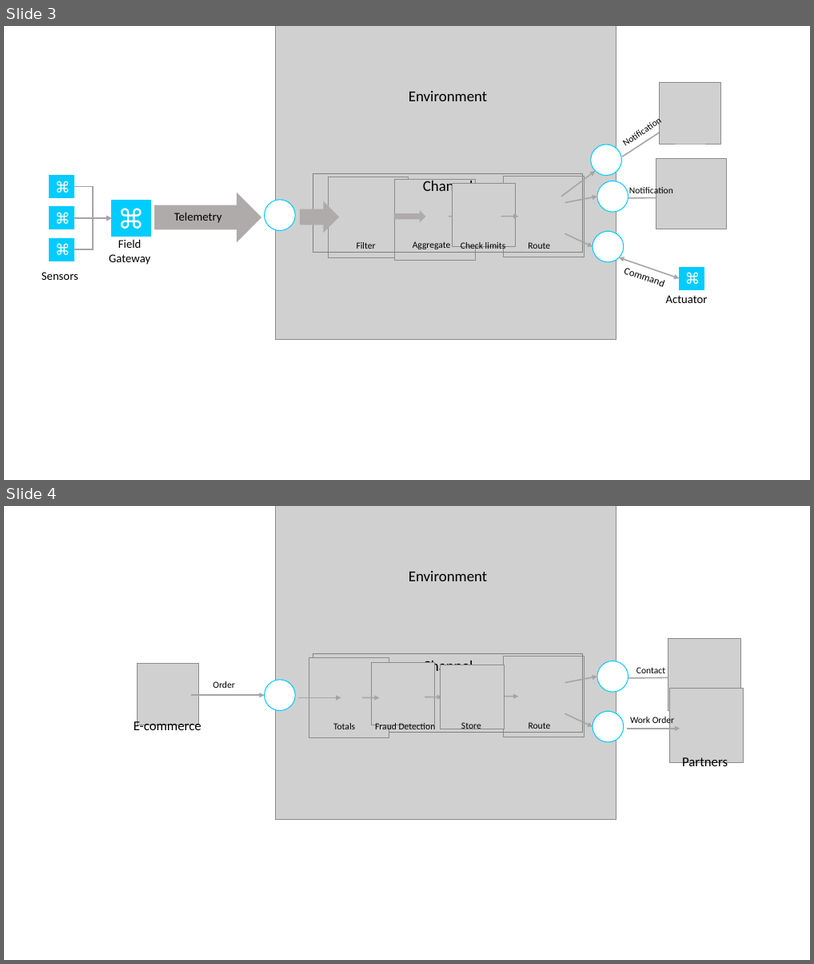
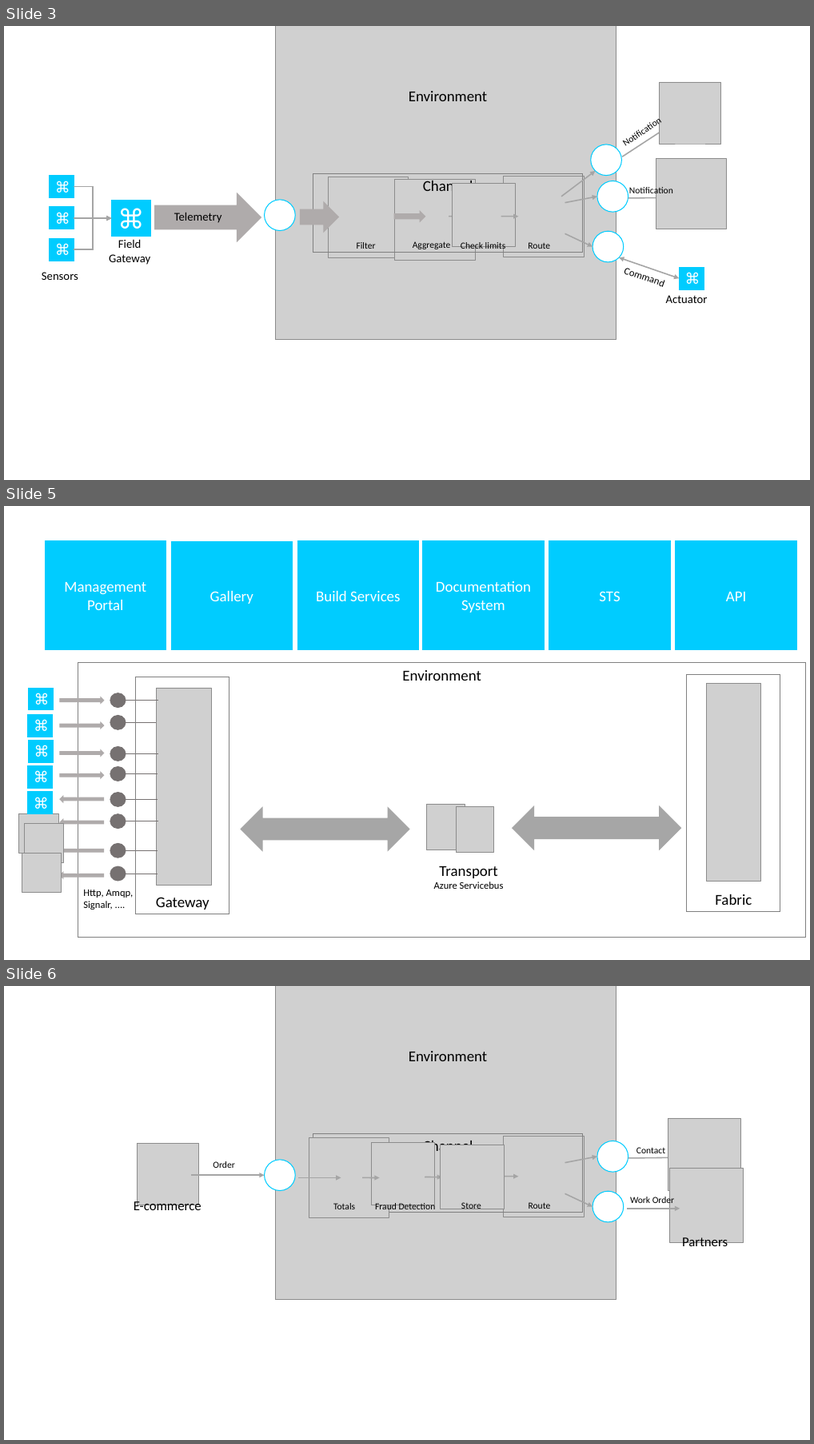
Before and after one commit to SlenderStone/MessageHandler.Documentation, a slide deck: images/architecture drawings.pptx. Shown one above the other, each under a label of ours: slides 3 and 4 before the commit, slides 3, 5 and 6 after it; the slides between them are not shown. The pictures are 814x964 and 814x1444 pixels, drawn with LibreOffice and Linux fonts; fonts in the diff are those of the drawing; grey boxes stand for pictures. Boxes give left, top, right and bottom in pixels: in the first picture for what was removed or moved away, otherwise in the second. Text is boxed around its words. In the diff, an @@ line names an element or a change of style, - is before the commit and + after.

```diff
--- a/images/architecture drawings.pptx
+++ b/images/architecture drawings.pptx
@@ slide 5 added at bbox=[4, 506, 810, 960], background #FFFFFF @@
@@ rectangle added at bbox=[44, 540, 167, 651], fill #00CCFF, outline #FFFFFF 1.5 pt, 18 pt, text #FFFFFF @@
+Management Portal
@@ rectangle added at bbox=[170, 540, 294, 651], fill #00CCFF, outline #FFFFFF 1.5 pt, 18 pt, text #FFFFFF @@
+Gallery
@@ rectangle added at bbox=[297, 540, 420, 651], fill #00CCFF, outline #FFFFFF 1.5 pt, 18 pt, text #FFFFFF @@
+Build Services
@@ rectangle added at bbox=[422, 540, 546, 651], fill #00CCFF, outline #FFFFFF 1.5 pt, 18 pt, text #FFFFFF @@
+Documentation System
@@ rectangle added at bbox=[549, 540, 672, 651], fill #00CCFF, outline #FFFFFF 1.5 pt, 18 pt, text #FFFFFF @@
+STS
@@ rectangle added at bbox=[675, 540, 798, 651], fill #00CCFF, outline #FFFFFF 1.5 pt, 18 pt, text #FFFFFF @@
+API
@@ rectangle added at bbox=[78, 663, 806, 937], outline #808080 1 pt, 18 pt, text #000000 @@
+Environment
@@ rectangle added at bbox=[28, 688, 53, 710], fill #00CCFF, outline #00CCFF 1 pt, 18 pt, text #FFFFFF @@
+⌘
@@ down arrow added at bbox=[60, 697, 104, 704], fill #AFABAB, outline #AFABAB 1 pt @@
@@ rectangle added at bbox=[136, 677, 230, 914], outline #808080 1 pt, 18 pt, text #000000 @@
+Gateway
@@ rectangle added at bbox=[687, 675, 781, 912], outline #808080 1 pt, 18 pt, text #000000 @@
+Fabric
@@ picture added at bbox=[707, 684, 762, 880] @@
@@ rectangle added at bbox=[27, 714, 52, 736], fill #00CCFF, outline #00CCFF 1 pt, 18 pt, text #FFFFFF @@
+⌘
@@ rectangle added at bbox=[28, 740, 53, 763], fill #00CCFF, outline #00CCFF 1 pt, 18 pt, text #FFFFFF @@
+⌘
@@ down arrow added at bbox=[60, 722, 104, 728], fill #AFABAB, outline #AFABAB 1 pt @@
@@ group added at bbox=[110, 688, 211, 884]: 8 ellipses, 8 lines, 1 picture @@
@@ rectangle added at bbox=[27, 765, 52, 788], fill #00CCFF, outline #00CCFF 1 pt, 18 pt, text #FFFFFF @@
+⌘
@@ down arrow added at bbox=[60, 750, 104, 756], fill #AFABAB, outline #AFABAB 1 pt @@
@@ rectangle added at bbox=[27, 792, 52, 814], fill #00CCFF, outline #00CCFF 1 pt, 18 pt, text #FFFFFF @@
+⌘
@@ down arrow added at bbox=[60, 772, 104, 778], fill #AFABAB, outline #AFABAB 1 pt @@
@@ picture added at bbox=[19, 813, 59, 853] @@
@@ down arrow added at bbox=[60, 796, 104, 802], fill #AFABAB, outline #AFABAB 1 pt @@
@@ left right arrow added at bbox=[241, 808, 410, 850], fill #A6A6A6, outline #A6A6A6 1 pt @@
@@ picture added at bbox=[427, 804, 465, 850] @@
@@ picture added at bbox=[456, 806, 494, 852] @@
@@ left right arrow added at bbox=[513, 806, 682, 849], fill #A6A6A6, outline #A6A6A6 1 pt @@
@@ picture added at bbox=[24, 823, 64, 863] @@
@@ down arrow added at bbox=[60, 819, 104, 825], fill #AFABAB, outline #AFABAB 1 pt @@
@@ picture added at bbox=[22, 853, 61, 892] @@
@@ down arrow added at bbox=[60, 847, 104, 853], fill #AFABAB, outline #AFABAB 1 pt @@
@@ down arrow added at bbox=[60, 872, 104, 878], fill #AFABAB, outline #AFABAB 1 pt @@
@@ text added at bbox=[83, 889, 134, 909], 12 pt, text #000000 @@
+Http, Amqp, Signalr, ....
@@ text added at bbox=[434, 866, 504, 888], 12 pt, text #000000 @@
+Transport
+Azure Servicebus
@@ what was slide 4 is now slide 6 @@
```
Also in this commit, not shown: 1 other slide added, 3 other files.
